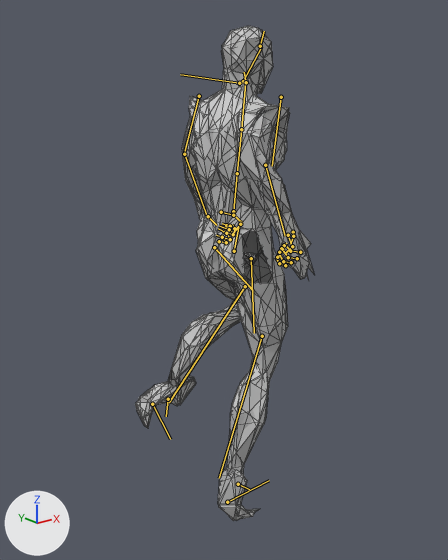
The glTF model assets/models/personaje/narrativo/protagonista.glb as it was, and as the next commit left it.
The view is the same before and after, from a 50 mm camera at (-1.485, -1.759, 1.598) aimed at (-0.095, -0.021, 0.903). Every picture has the same lights, and +X, +Y and +Z are marked at lower left. The picture after the commit comes second. Both versions are drawn at frame 32 of the action 'caminar'; the numbers are the values there. The bones that change, and the others that lie on the model, are drawn over the model as lines. Mesh edges are drawn as thin lines.

Objects in the first picture: 'cuerpo'.
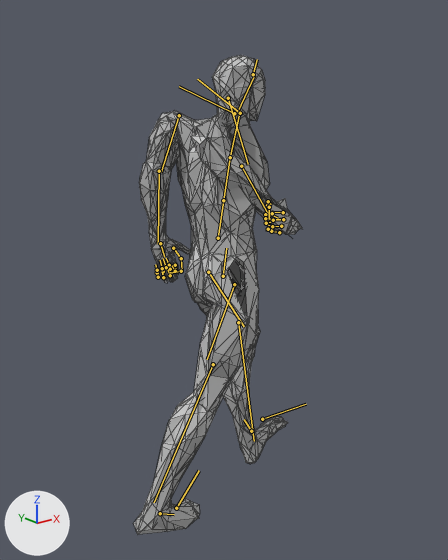
The change in detail:
Bone 'pelvis' (bone_pelvis) moves from (-0.028, 0.052, 0.04) to (-0.023, -0.048, 0.014).
Bone 'pelvis' (bone_pelvis) turns from (5, 13, -3) to (-1, 2, -3) degrees about its own x, y and z.
Bone 'spine_01' (bone_spine_01) turns from (0, 0, 0) to (11, 0, -2) degrees about its own x, y and z.
Bone 'spine_02' (bone_spine_02) turns from (-1, 0, 1) to (-3, 2, 3) degrees about its own x, y and z.
Bone 'spine_03' (bone_spine_03) turns from (-1, -1, 0) to (7, 3, -3) degrees about its own x, y and z.
Bone 'neck_01' (bone_neck_01) turns from (1, 1, 0) to (-17, 2, 5) degrees about its own x, y and z.
Bone 'head' (bone_head) turns from (7, 1, 0) to (15, -1, -5) degrees about its own x, y and z.
Bone 'clavicle_l' (bone_clavicle_l) turns from (3, 0, 10) to (4, 7, 39) degrees about its own x, y and z.
Bone 'upperarm_l' (bone_upperarm_l) turns from (-9, -6, -14) to (7, 43, -11) degrees about its own x, y and z.
Bone 'lowerarm_l' (bone_lowerarm_l) turns from (42, -7, -3) to (21, 6, 16) degrees about its own x, y and z.
Bone 'hand_l' (bone_hand_l) turns from (25, 1, -3) to (17, -8, 7) degrees about its own x, y and z.
Bone 'clavicle_r' (bone_clavicle_r) turns from (2, -1, 3) to (6, 4, -37) degrees about its own x, y and z.
Bone 'upperarm_r' (bone_upperarm_r) turns from (-14, 2, 12) to (46, -51, 3) degrees about its own x, y and z.
Bone 'lowerarm_r' (bone_lowerarm_r) turns from (41, 26, 3) to (38, 15, 0) degrees about its own x, y and z.
Bone 'hand_r' (bone_hand_r) turns from (6, -3, 3) to (27, 10, 2) degrees about its own x, y and z.
Bone 'thigh_l' (bone_thigh_l) turns from (-50, 2, -4) to (-33, 2, -3) degrees about its own x, y and z.
Bone 'calf_l' (bone_calf_l) turns from (83, 12, 1) to (23, -2, -2) degrees about its own x, y and z.
Bone 'foot_l' (bone_foot_l) turns from (145, -4, 1) to (-23, -8, -1) degrees about its own x, y and z.
Bone 'ball_l' (bone_ball_l) turns from (117, 4, 9) to (-9, 5, -30) degrees about its own x, y and z.
Bone 'thigh_r' (bone_thigh_r) turns from (-9, 1, -1) to (21, 3, -5) degrees about its own x, y and z.
Bone 'calf_r' (bone_calf_r) turns from (26, -40, -1) to (3, 1, 6) degrees about its own x, y and z.
Bone 'foot_r' (bone_foot_r) turns from (96, -53, -42) to (-7, 16, 2) degrees about its own x, y and z.
Bone 'ball_r' (bone_ball_r) turns from (128, -1, -10) to (-18, -8, 24) degrees about its own x, y and z.

Pixel boxes [x1, y1, x2, y2] of what changed, in the pictures (448 x 560 px):
'cuerpo', posed
    before: [135, 26, 314, 521]
    after: [133, 55, 302, 534]
bone 'pelvis', root to tip
    before: (234, 251) to (239, 222)
    after: (223, 276) to (226, 248)
bone 'spine_01', root to tip
    before: (233, 211) to (237, 173)
    after: (218, 238) to (223, 200)
bone 'spine_02', root to tip
    before: (237, 173) to (241, 129)
    after: (223, 200) to (230, 157)
bone 'spine_03', root to tip
    before: (241, 129) to (245, 82)
    after: (230, 157) to (239, 113)
bone 'neck_01', root to tip
    before: (243, 81) to (261, 47)
    after: (237, 112) to (254, 75)
bone 'head', root to tip
    before: (260, 46) to (264, 31)
    after: (253, 74) to (257, 59)
bone 'clavicle_l', root to tip
    before: (239, 83) to (180, 74)
    after: (234, 113) to (179, 86)
bone 'upperarm_l', root to tip
    before: (199, 96) to (184, 154)
    after: (179, 115) to (161, 172)
bone 'lowerarm_l', root to tip
    before: (184, 154) to (207, 217)
    after: (159, 171) to (158, 244)
bone 'hand_l', root to tip
    before: (208, 216) to (216, 225)
    after: (160, 243) to (164, 257)
bone 'clavicle_r', root to tip
    before: (246, 82) to (244, 72)
    after: (240, 113) to (197, 79)
bone 'upperarm_r', root to tip
    before: (281, 97) to (272, 166)
    after: (228, 98) to (248, 164)
bone 'lowerarm_r', root to tip
    before: (265, 165) to (285, 236)
    after: (241, 166) to (269, 216)
bone 'hand_r', root to tip
    before: (288, 235) to (292, 248)
    after: (271, 214) to (278, 218)
bone 'thigh_l', root to tip
    before: (214, 247) to (252, 290)
    after: (208, 272) to (244, 326)
bone 'calf_l', root to tip
    before: (245, 286) to (169, 402)
    after: (238, 322) to (254, 441)
bone 'foot_l', root to tip
    before: (168, 399) to (166, 416)
    after: (251, 431) to (244, 419)
bone 'ball_l', root to tip
    before: (152, 404) to (170, 439)
    after: (262, 419) to (306, 404)
bone 'thigh_r', root to tip
    before: (251, 258) to (254, 333)
    after: (234, 284) to (207, 359)
bone 'calf_r', root to tip
    before: (262, 336) to (219, 478)
    after: (213, 364) to (154, 502)
bone 'foot_r', root to tip
    before: (238, 484) to (249, 489)
    after: (160, 513) to (174, 514)
bone 'ball_r', root to tip
    before: (227, 502) to (269, 480)
    after: (176, 508) to (199, 470)
